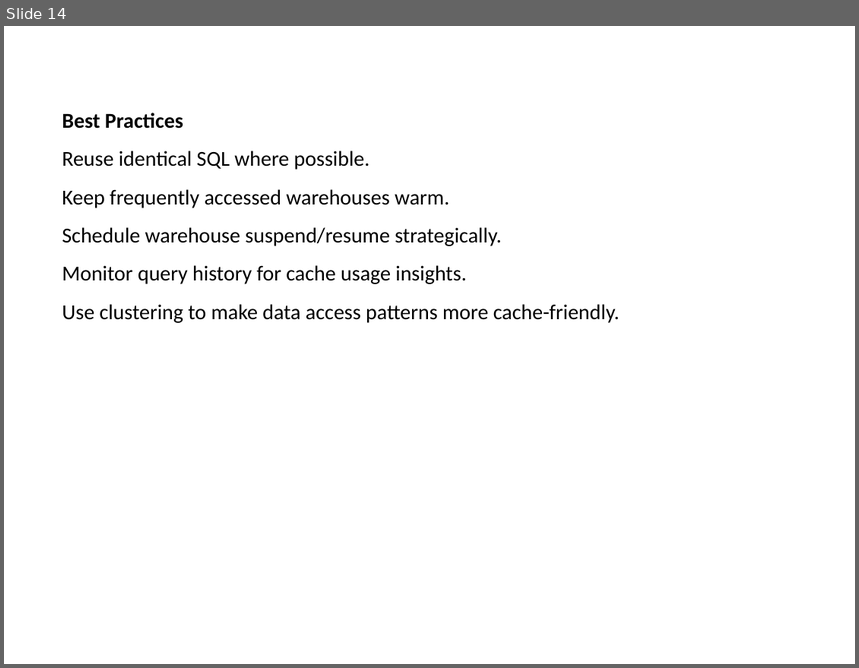
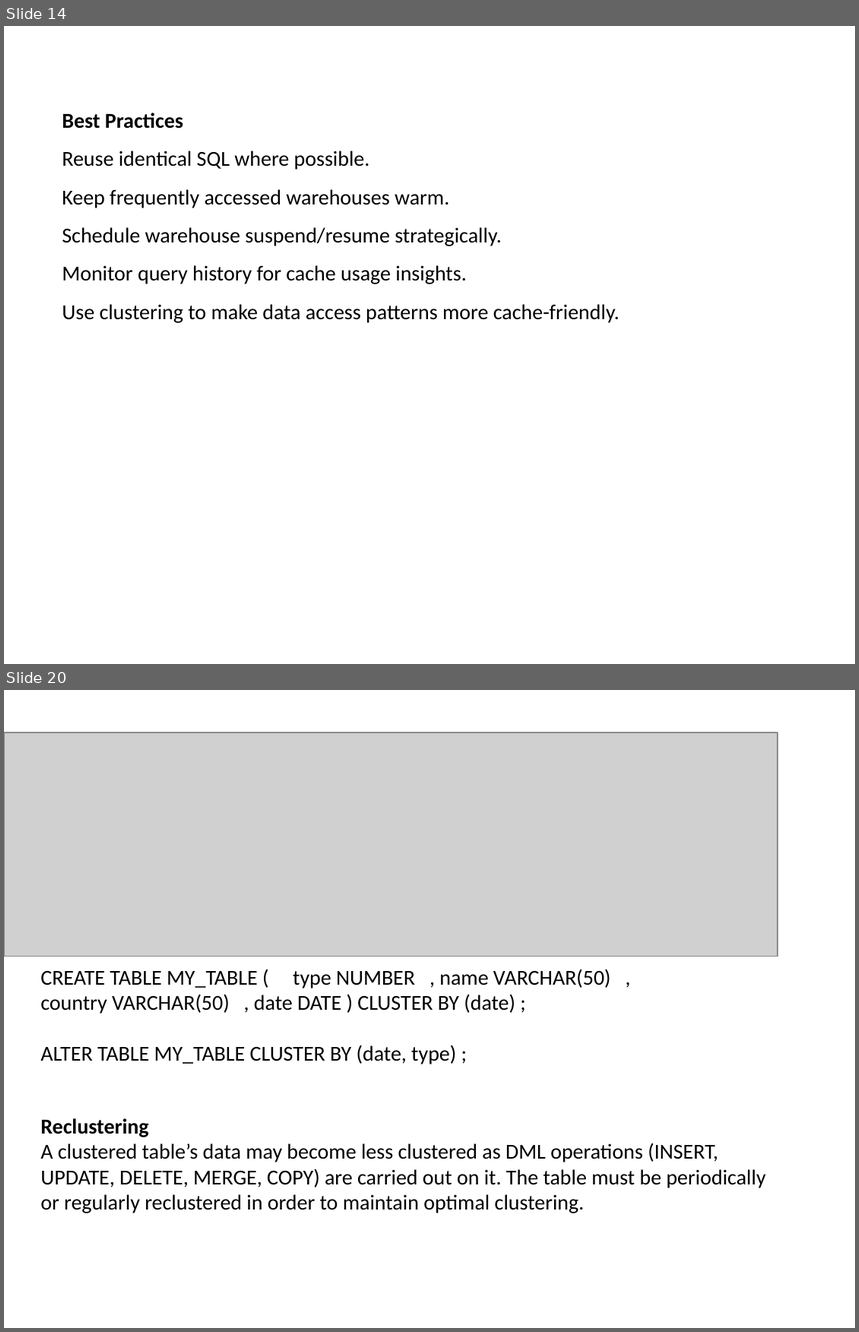
Before and after one commit to babjeereddy/snowflake, a slide deck: SnowFlake.pptx. Shown one above the other, each under a label of ours: slide 14 before the commit, slides 14 and 20 after it; the slides between them are not shown. The pictures are 859x668 and 859x1332 pixels, drawn with LibreOffice and Linux fonts; fonts in the diff are those of the drawing; grey boxes stand for pictures. Boxes give left, top, right and bottom in pixels: in the first picture for what was removed or moved away, otherwise in the second. Text is boxed around its words. In the diff, an @@ line names an element or a change of style, - is before the commit and + after.

```diff
--- a/SnowFlake.pptx
+++ b/SnowFlake.pptx
@@ slide 20 added at (4, 690, 855, 1328), background #FFFFFF @@
@@ picture added at (4, 733, 778, 957) @@
@@ text added at (40, 969, 611, 1065), 18 pt, text #000000 @@
+CREATE TABLE MY_TABLE ( type NUMBER , name VARCHAR(50) , country VARCHAR(50) , date DATE ) CLUSTER BY (date) ;
+ALTER TABLE MY_TABLE CLUSTER BY (date, type) ;
@@ text added at (40, 1119, 766, 1214), 18 pt, text #000000 @@
+Reclustering
+A clustered table’s data may become less clustered as DML operations (INSERT, UPDATE, DELETE, MERGE, COPY) are carried out on it. The table must be periodically or regularly reclustered in order to maintain optimal clustering.
```
Also in this commit, not shown: 12 other slides added.
